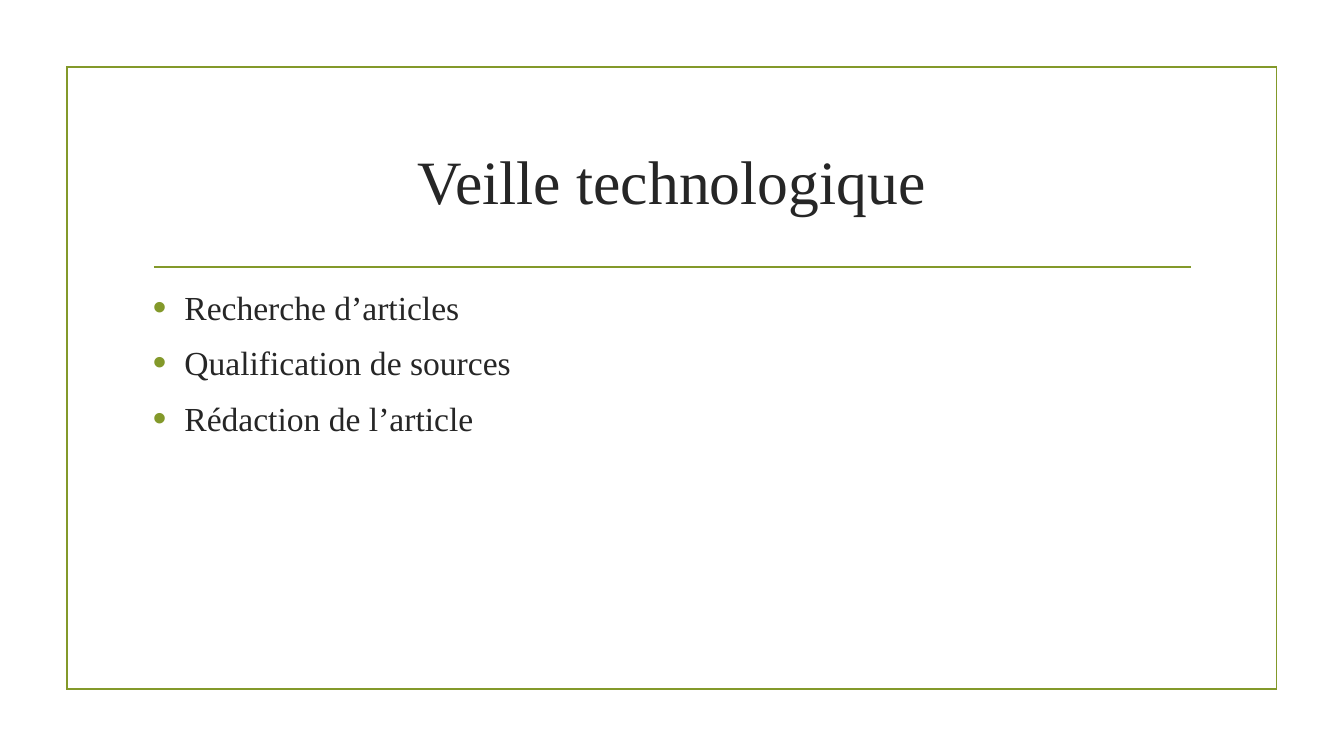
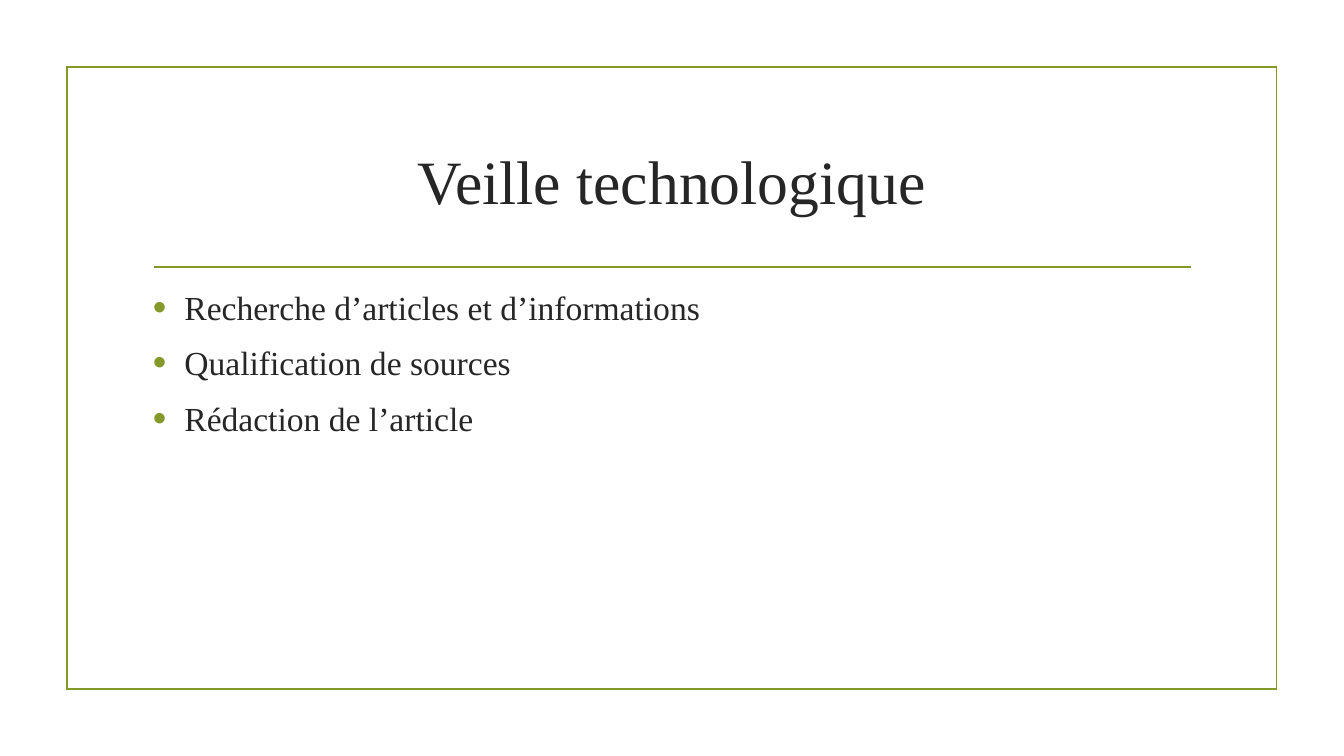
Before and after one commit to vmele/Vivet, a slide deck: slide 8 of GSB/Portfolio/PP_Portfolio.pptx. Drawn at 1344x756 pixels with LibreOffice and Linux fonts; fonts in the diff are those of the drawing; background and template pictures are left out. Boxes give left, top, right and bottom in pixels: in the first picture for what was removed or moved away, otherwise in the second. Text is boxed around its words. In the diff, an @@ line names an element or a change of style, - is before the commit and + after.

```diff
--- a/GSB/Portfolio/PP_Portfolio.pptx
+++ b/GSB/Portfolio/PP_Portfolio.pptx
@@ text at bbox=[184, 296, 700, 321]: text changed @@
-• Recherche d’articles
+• Recherche d’articles et d’informations
```
Also in this commit, not shown: 4 other slides changed, 37 other files.
